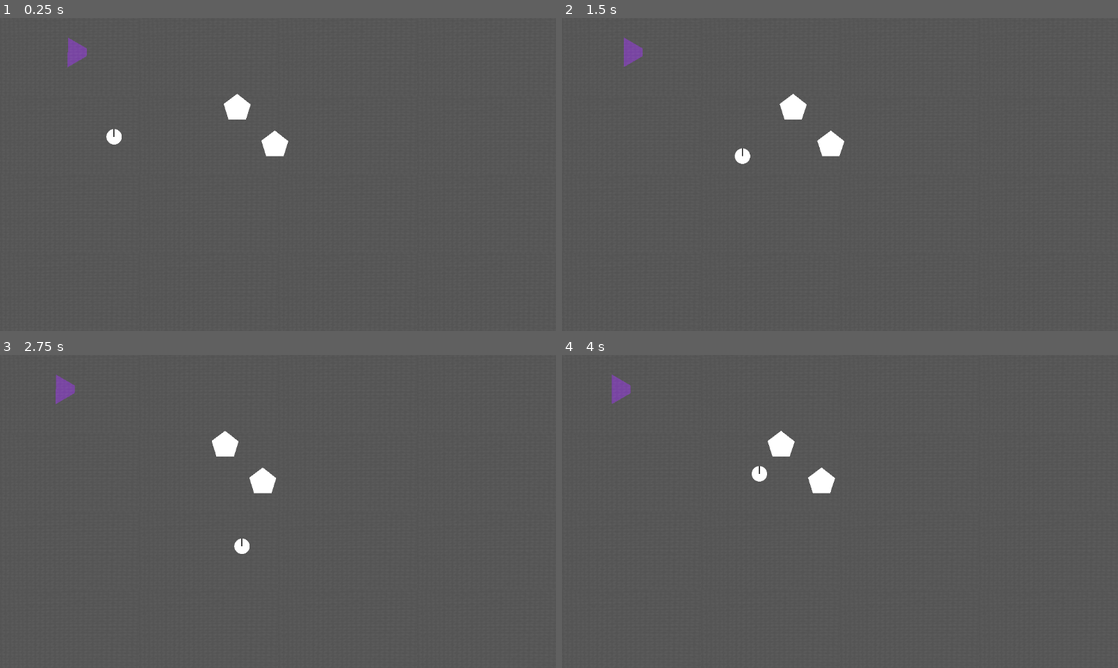
Above: before the commit, frames 1-4 (two rows, left to right).
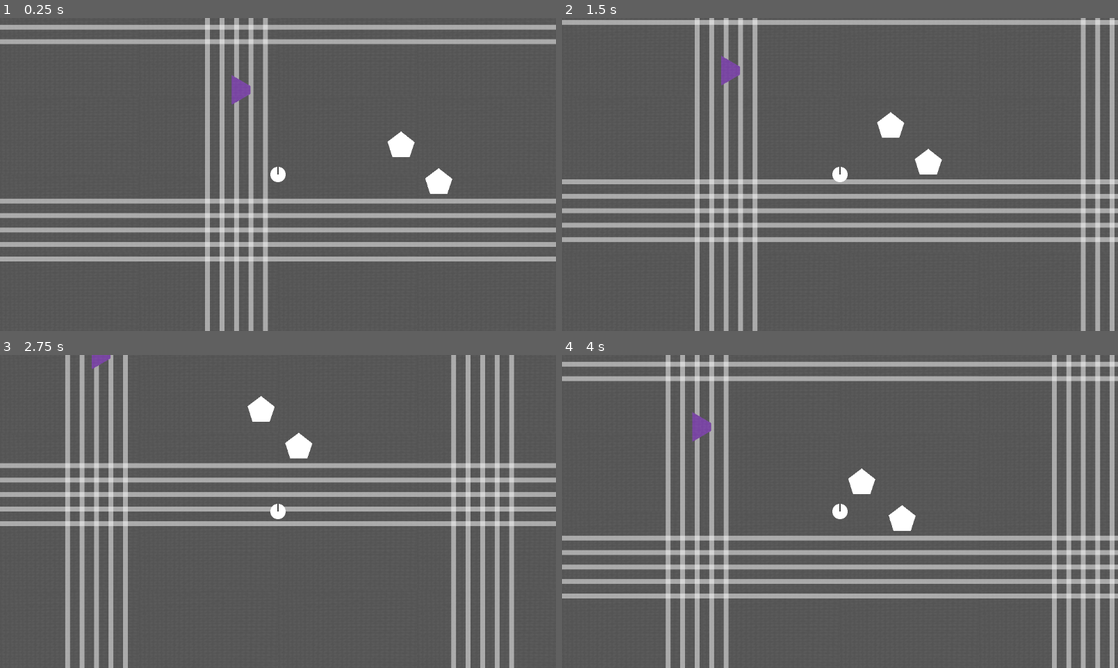
Above: after the commit, the same moments.

Repository: bjornarprytz/dream-deeper-and-deeper
Game: Godot game, scene res://main.tscn
Two runs of this game, one before a commit and one after it. Both use one fixed random seed, a clock stepped at 60 frames per second and the inputs below.
Inputs:
- Up to frame 1 (0.25 s): no input
- Up to frame 2 (1.5 s): hold Right (ui_right) 0.53-1.28 s; hold Down (ui_down) from 1.28 s (still down)
- Up to frame 3 (2.75 s): release Down (ui_down) at 2.03 s; hold Right (ui_right) from 2.03 s (still down)
- Up to frame 4 (4 s): release Right (ui_right) at 2.78 s; hold Up (ui_up) 2.78-3.53 s; hold Left (ui_left) from 3.53 s (still down)

The runs differ from the first frame. In frame 1, 17% of the frame differs, in the area x 0-100%, y 0-100%; in frame 2, 18%; in frame 3, 18%; in frame 4, 21%.

Commit message:
infinite scroll pattern

Diff:
--- a/src/autoload/global.gd
+++ b/src/autoload/global.gd
@@ -1,10 +1,34 @@
 class_name Static
 extends Node
+
+signal chunk_changed(coords: Vector2i)
+
+var player : Player
 
 var palette_character : Color
 var palette_pattern: Color
 var palette_critters: Array[Color]
 var palette_plants: Array[Color]
+
+var current_chunk_coord : Vector2i = Vector2i.ZERO
+
+func get_chunk_size():
+	return get_viewport().size
+
+func _update_chunk_coord() -> void:
+	var chunk_size = get_chunk_size()
+
+	assert(player != null)
+	assert(chunk_size.x != 0 and chunk_size.y != 0)
+
+	var new_coord := Vector2i(floor(player.global_position.x / chunk_size.x), floor(player.global_position.y / chunk_size.y))
+
+	var should_emit_signal = new_coord != current_chunk_coord
+
+	current_chunk_coord = new_coord
+
+	if (should_emit_signal):
+		chunk_changed.emit(current_chunk_coord)
 
 
 # Called when the node enters the scene tree for the first time.
@@ -24,10 +48,17 @@
 		_random_color()
 		]
 
+const REFRESH_INTERVAL := 1.0
+
+var _time_acc := 0.0
 
 # Called every frame. 'delta' is the elapsed time since the previous frame.
 func _process(delta: float) -> void:
-	pass
+	_time_acc = _time_acc + delta
+
+	if (_time_acc >= REFRESH_INTERVAL):
+		_update_chunk_coord()
+		_time_acc = 0.0
 
 func _random_color() -> Color:
 	return Color(randf(), randf(), randf())
--- /dev/null
+++ b/src/background.gd
@@ -0,0 +1,39 @@
+extends Node2D
+
+
+@export var density := 2 # Patterns per screen
+@export var n_lines := 2
+@export var thickness := 10.0
+@export var gap := 30.0
+
+var _anchor : Vector2
+var _chunk_size : Vector2
+
+func _ready() -> void:
+	_chunk_size = Global.get_chunk_size()
+	_anchor = Vector2(randf_range(0, _chunk_size.x), randf_range(0, _chunk_size.y))
+
+	Global.chunk_changed.connect(_redraw)
+
+func _redraw(chunk_coord: Vector2i):
+	queue_redraw()
+	print("Queued redraw for ", chunk_coord)
+
+# Called whenever the node is redrawn
+func _draw() -> void:
+	var chunk_coord = Global.current_chunk_coord
+	# Draw the pattern across 9 screens
+	for j in range(chunk_coord.y-1, chunk_coord.y + 2):  # Rows
+		for i in range(chunk_coord.x-1, chunk_coord.x + 2):  # Columns
+			var offset_x = i * _chunk_size.x
+			var offset_y = j * _chunk_size.y
+
+			# Draw vertical lines
+			for k in range(-n_lines, n_lines + 1):
+				var x = _anchor.x + (i * _chunk_size.x) + (k * gap)
+				draw_line(Vector2(x, offset_y), Vector2(x, offset_y + _chunk_size.y), Color(1, 1, 1, .5), thickness)
+
+			# Draw horizontal lines
+			for k in range(-n_lines, n_lines + 1):
+				var y = _anchor.y + (j * _chunk_size.y) + (k * gap)
+				draw_line(Vector2(offset_x, y), Vector2(offset_x + _chunk_size.x, y), Color(1, 1, 1, .5), thickness)
--- a/src/main.gd
+++ b/src/main.gd
@@ -5,7 +5,6 @@
 func _ready() -> void:
 	pass # Replace with function body.
 
-
 # Called every frame. 'delta' is the elapsed time since the previous frame.
 func _process(delta: float) -> void:
-	$Camera2D.position.x = $Camera2D.position.x + (10.0 * delta)
+	$Camera2D.position = $Player.position
--- a/src/main.tscn
+++ b/src/main.tscn
@@ -1,7 +1,8 @@
-[gd_scene load_steps=9 format=3 uid="uid://dwa3p2upkqt2s"]
+[gd_scene load_steps=10 format=3 uid="uid://dwa3p2upkqt2s"]
 
 [ext_resource type="Script" path="res://main.gd" id="1_gks2g"]
 [ext_resource type="PackedScene" uid="uid://bnmy7i4v1upqs" path="res://critters/tri.tscn" id="1_odnek"]
+[ext_resource type="Script" path="res://background.gd" id="2_cib8y"]
 [ext_resource type="PackedScene" uid="uid://ccthk6lgcm7y" path="res://player/player.tscn" id="2_xnexx"]
 [ext_resource type="PackedScene" uid="uid://dcyswhpnrau34" path="res://critters/pentagonia.tscn" id="3_rl30f"]
 [ext_resource type="Shader" path="res://weave_pattern.gdshader" id="4_qdcl4"]
@@ -15,6 +16,9 @@
 
 [node name="Game" type="Node2D"]
 script = ExtResource("1_gks2g")
+
+[node name="Background" type="Node2D" parent="."]
+script = ExtResource("2_cib8y")
 
 [node name="Player" parent="." instance=ExtResource("2_xnexx")]
 position = Vector2(239, 246)
@@ -40,4 +44,3 @@
 texture = ExtResource("4_yihy3")
 
 [node name="Camera2D" type="Camera2D" parent="."]
-anchor_mode = 0
--- a/src/player/player.gd
+++ b/src/player/player.gd
@@ -2,6 +2,10 @@
 extends CharacterBody2D
 
 var speed = 200
+
+func _ready() -> void:
+	assert(Global.player == null)
+	Global.player = self
 
 func _physics_process(delta: float) -> void:
 	velocity = Input.get_vector("ui_left", "ui_right", "ui_up", "ui_down") * speed
Not shown, changed: readme.md
